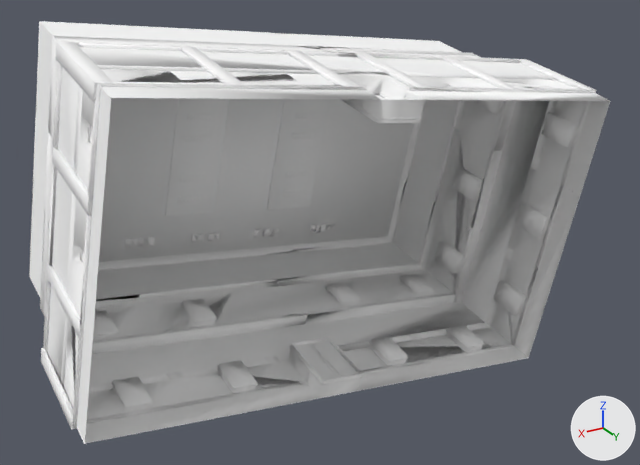
One commit to the OBJ model Outliers_Removed/Apartment/D00869.obj: the scene before it, then after it.
Rendered twice from a 50 mm lens placed at (1.123, 2.16, 1.071), pointed at (-0.186, -0.022, -0.02). Lighting does not change. The marker at lower right points along +X, +Y and +Z. Where no turn or scale is listed for an object, it has been applied to the vertices. Vertices at the same position are counted once.

Objects in the first picture: 'D00869'.
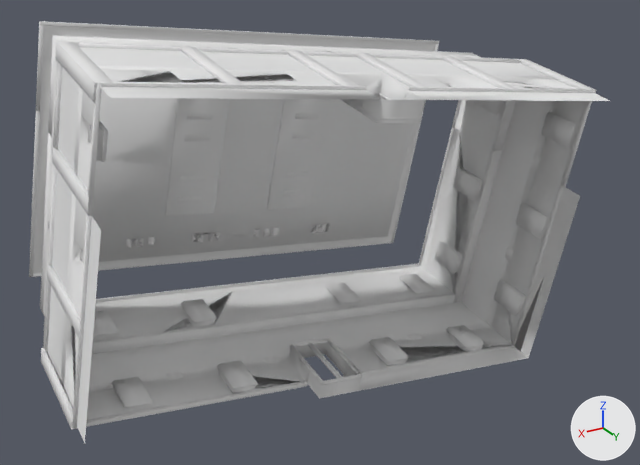
Scene script edits in JSON lines:
```json
{"op": "set", "path": "mat_material_0.base_color", "old": "(1.0, 1.0, 1.0)", "new": "(0.8, 0.8, 0.8)", "note": "white #ffffff -> white #e7e7e7"}
{"block": "me_d00869", "where": "# used by ob_d00869; location = (0.0, 0.0, 0.0)"}
{"op": "remove", "block": "me_d00869", "code": "me_d00869.from_pydata(...)  # 4847 vertices, 7915 faces; spans x -0.98..0.69, y -0.55..0.38, z -0.52..0.64"}
{"op": "add", "block": "me_d00869", "code": "me_d00869.from_pydata(...)  # 4610 vertices, 7703 faces; spans x -0.98..0.69, y -0.55..0.38, z -0.52..0.64"}
{"block": "me_d00869", "change": "me_d00869 part 1: 34 loose pieces with 136 vertices, spanning x -0.93..0.63, y -0.53..0.36, z -0.47..0.63, are deleted"}
{"block": "me_d00869", "change": "me_d00869 part 2: 1 vertex moved within x -0.11, y 0.29, z 0.51; 101 vertices removed from x -0.96..0.68, y -0.51..0.38, z -0.47..0.6"}
```

Where the change shows, as pixel boxes [x1, y1, x2, y2] in the pictures (640 x 465 px):
```json
{"object": "D00869", "change": "recoloured, reshaped", "before": [29, 21, 610, 444], "after": [29, 21, 610, 443]}
{"part": 1, "of": "me_d00869", "change": "deleted", "before": [30, 22, 461, 384]}
{"part": 2, "of": "me_d00869", "change": "cut back", "before": [76, 44, 610, 444], "after": [265, 86, 358, 88]}
```
